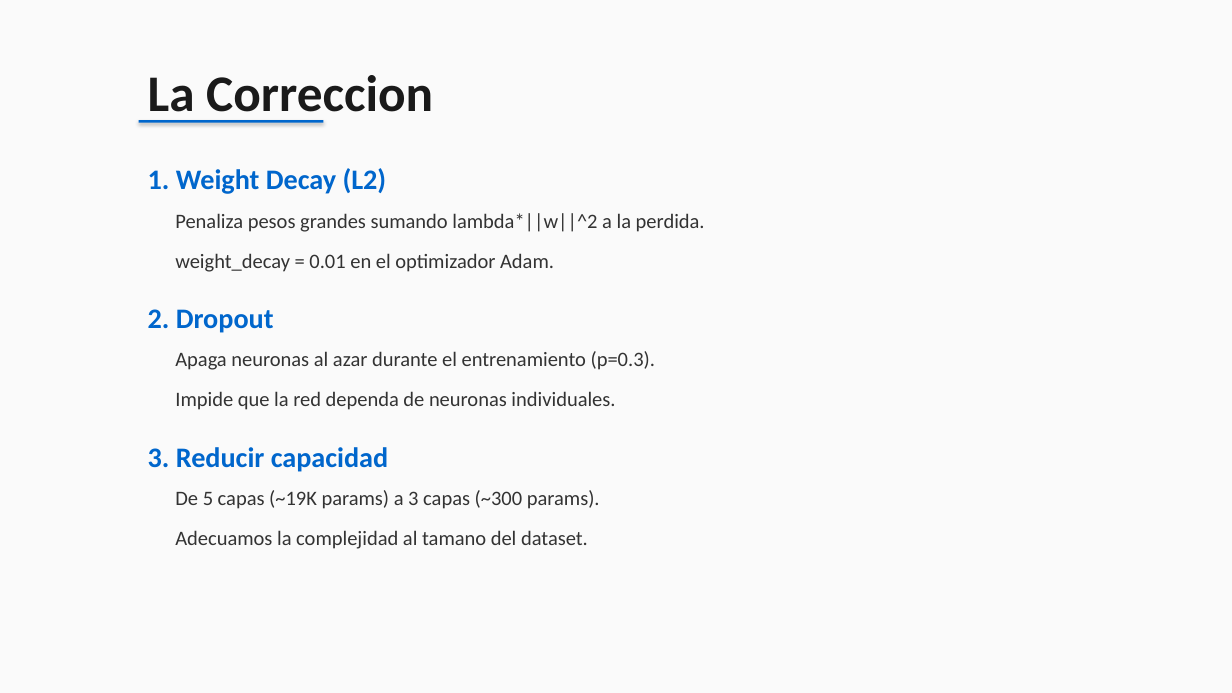
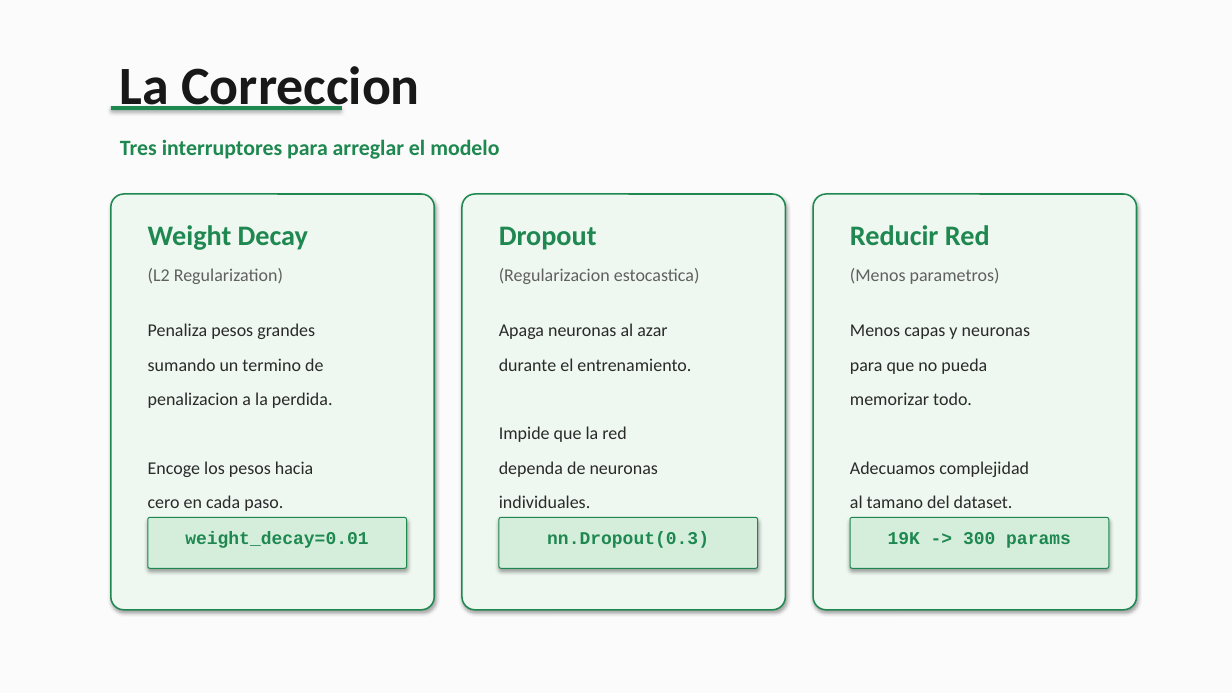
Before and after one commit to Xamplix/proyecto, a slide deck: slide 4 of Grupo7_La_Memoria_de_Pez.pptx. Drawn at 1232x693 pixels with LibreOffice and Linux fonts; fonts in the diff are those of the drawing. Boxes give left, top, right and bottom in pixels: in the first picture for what was removed or moved away, otherwise in the second. Text is boxed around its words. In the diff, an @@ line names an element or a change of style, - is before the commit and + after.

```diff
--- a/Grupo7_La_Memoria_de_Pez.pptx
+++ b/Grupo7_La_Memoria_de_Pez.pptx
@@ background #FAFAFA to #FBFBFB @@
@@ text "La Correccion": place and size @@
-text "La Correccion" at [148,75,433,123]
+text "La Correccion" at [120,66,419,113]
@@ text "La Correccion" at [120,66,419,113]: size 40 to 42 pt, text colour #1A1A1A to #181818 @@
@@ rectangle: place and size @@
-rectangle at [139,120,323,123]
+rectangle at [111,106,342,110]
@@ rectangle at [111,106,342,110]: fill #0066CC to #1E8850 @@
@@ text at [120,139,499,159]: text changed; size 22 to 17 pt; text colour #0066CC to #1E8850 @@
-1. Weight Decay (L2)
+Tres interruptores para arreglar el modelo
@@ rounded rectangle added at [111,194,434,610], fill #EEF7F0, outline #1E8850 1.2 pt @@
@@ rounded rectangle added at [462,194,786,610], fill #EEF7F0, outline #1E8850 1.2 pt @@
@@ rounded rectangle added at [813,194,1137,610], fill #EEF7F0, outline #1E8850 1.2 pt @@
@@ text added at [148,225,308,250], 22 pt, text #1E8850, bold @@
+Weight Decay
@@ text removed at [175,213,705,272] @@
-Penaliza pesos grandes sumando lambda*||w||^2 a la perdida.
-weight_decay = 0.01 en el optimizador Adam.
@@ text at [499,226,597,250]: text changed; text colour #0066CC to #1E8850 @@
-2. Dropout
+Dropout
@@ text added at [850,225,990,245], 22 pt, text #1E8850, bold @@
+Reducir Red
@@ text added at [148,268,283,284], 14 pt, text #606060 @@
+(L2 Regularization)
@@ text added at [499,268,700,284], 14 pt, text #606060 @@
+(Regularizacion estocastica)
@@ text added at [850,268,1000,284], 14 pt, text #606060 @@
+(Menos parametros)
@@ text added at [148,323,333,511], 14 pt, text #2A2A2A @@
+Penaliza pesos grandes
+sumando un termino de
+penalizacion a la perdida.
+Encoge los pesos hacia
+cero en cada paso.
@@ text at [499,323,691,508]: text changed; size 16 to 14 pt; text colour #333333 to #2A2A2A @@
-Apaga neuronas al azar durante el entrenamiento (p=0.3).
-Impide que la red dependa de neuronas individuales.
+Apaga neuronas al azar
+durante el entrenamiento.
+Impide que la red
+dependa de neuronas
+individuales.
@@ text added at [850,324,1030,508], 14 pt, text #2A2A2A @@
+Menos capas y neuronas
+para que no pueda
+memorizar todo.
+Adecuamos complejidad
+al tamano del dataset.
@@ text removed at [148,447,388,472] @@
-3. Reducir capacidad
@@ text removed at [175,490,600,549] @@
-De 5 capas (~19K params) a 3 capas (~300 params).
-Adecuamos la complejidad al tamano del dataset.
@@ rounded rectangle added at [148,518,407,568], fill #D5EEDB, outline #1E8850 0.8 pt @@
@@ text added at [185,532,368,548], 14 pt, text #1E8850, bold @@
+weight_decay=0.01
@@ rounded rectangle added at [499,518,758,568], fill #D5EEDB, outline #1E8850 0.8 pt @@
@@ text added at [547,532,709,548], 14 pt, text #1E8850, bold @@
+nn.Dropout(0.3)
@@ rounded rectangle added at [850,518,1109,568], fill #D5EEDB, outline #1E8850 0.8 pt @@
@@ text added at [888,532,1071,548], 14 pt, text #1E8850, bold @@
+19K -> 300 params
```
Also in this commit, not shown: 6 other slides changed, 2 slides added, 2 slides removed, 1 other file.
